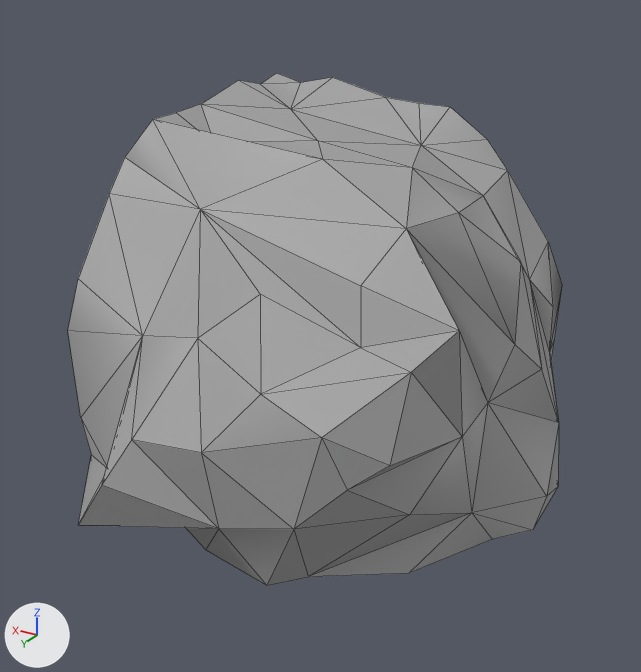
Two versions of the glTF model Rogue-Robots/Assets/Models/ModularBlocks/CornerRoof1.gltf, one commit apart.
The view is the same before and after, from a 50 mm camera at (-4.29, 7.68, 6.14) aimed at (0.16, 0.27, 2.44). Arrows for +X, +Y and +Z are at lower left; the lights stay in place. Mesh edges are drawn as thin lines. Vertices at the same position are counted once.

Objects in the first picture: 'CornerRoof1'.
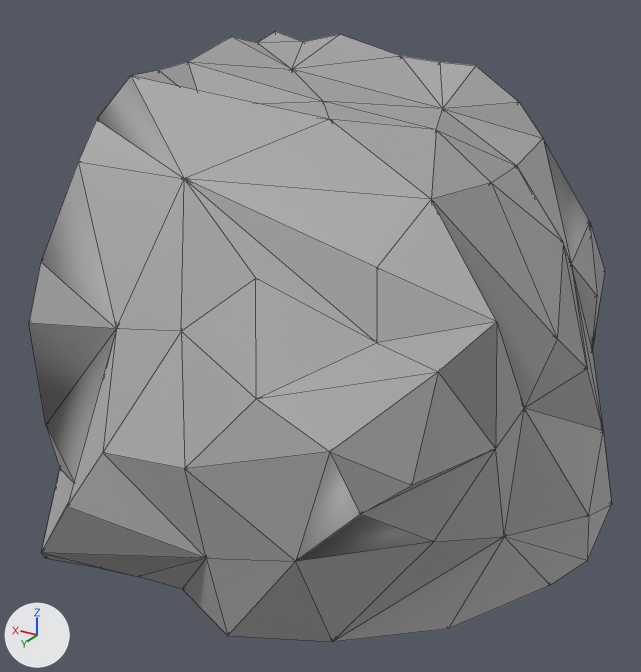
Where the change shows, as pixel boxes [x1, y1, x2, y2] in the pictures (641 x 672 px):
'CornerRoof1', reshaped (18% wider, 19% taller): before [68, 73, 562, 586]; after [29, 31, 611, 642]
part 1 of me_scene_009, added: after [29, 31, 611, 642]

What changed in the scene script:
```text
Change me_scene_009:
    used by ob_cornerroof1; location = (0.0, 0.0, 0.0)
    remove me_scene_009.from_pydata(...)  # 75 vertices, 113 faces; spans x -2.02..2.5, y -2.5..2.26, z 0.0..4.7
    add me_scene_009.from_pydata(...)  # 150 vertices, 562 faces; spans x -2.66..2.54, y -2.65..2.8, z -0.06..5.22
    me_scene_009 part 1
    75 vertices are added at x -2.66..2.54, y -2.65..2.8, z -0.06..5.22
    449 new faces join them
```
